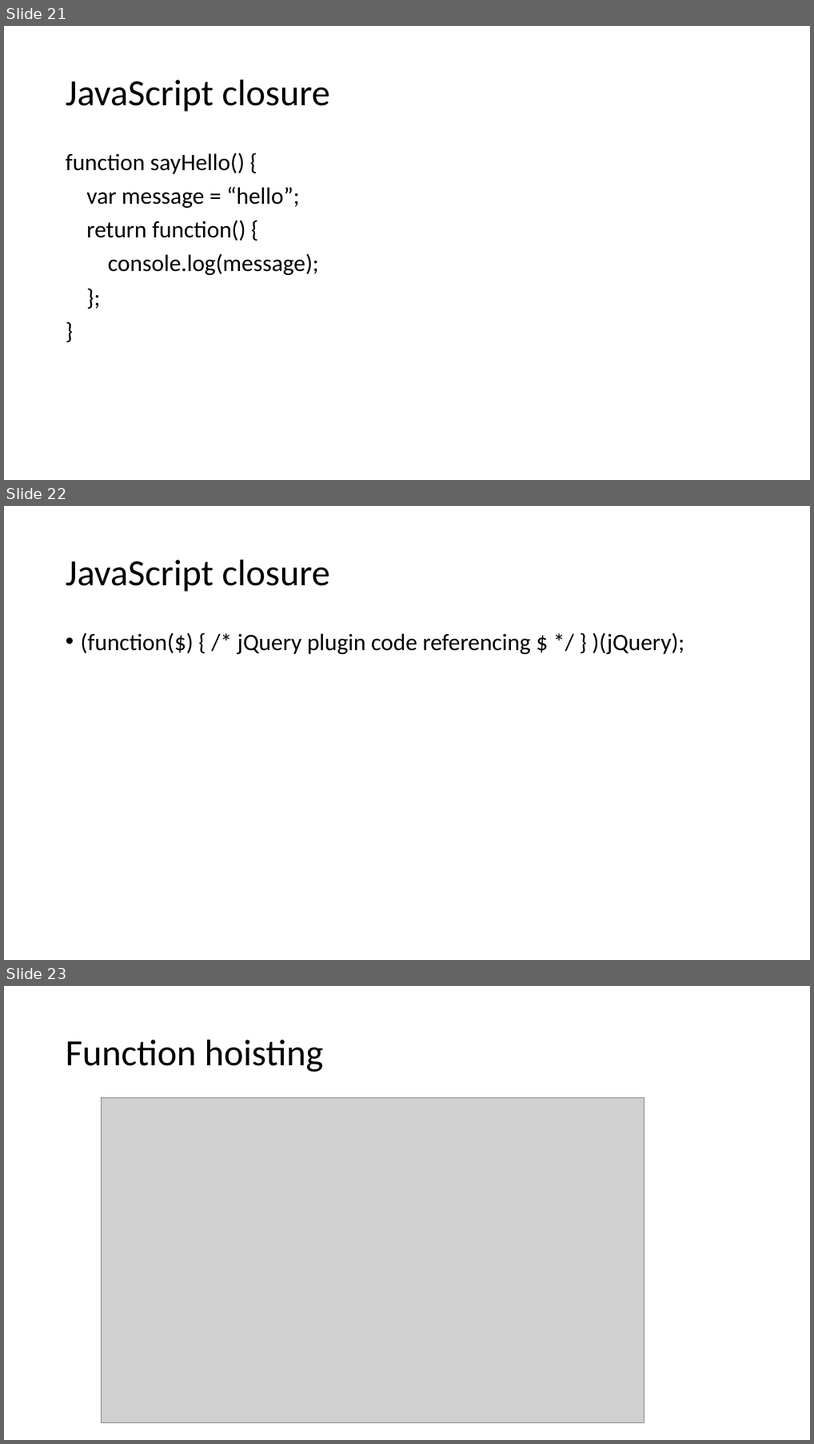
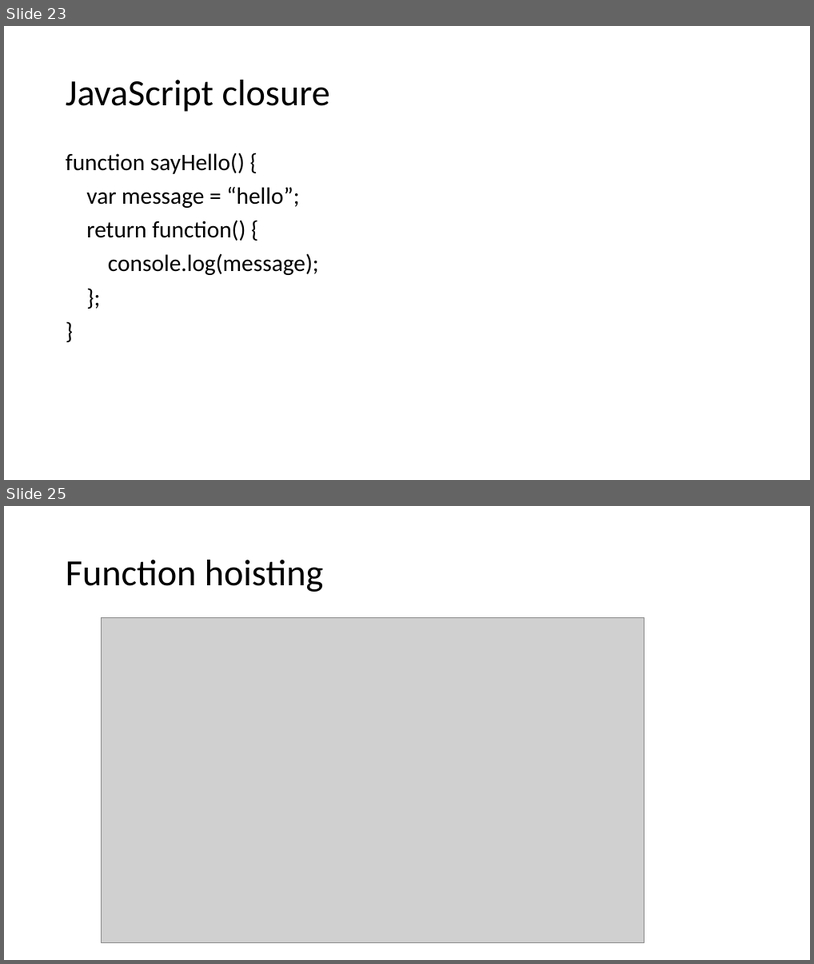
Before and after one commit to logan2013/java8, a slide deck: JavaScript.pptx. Shown one above the other, each under a label of ours: slides 21, 22 and 23 before the commit, slides 23 and 25 after it; the slides between them are not shown. The pictures are 814x1444 and 814x964 pixels, drawn with LibreOffice and Linux fonts; fonts in the diff are those of the drawing; grey boxes stand for pictures. Boxes give left, top, right and bottom in pixels: in the first picture for what was removed or moved away, otherwise in the second. Text is boxed around its words. In the diff, an @@ line names an element or a change of style, - is before the commit and + after.

Commit message:
JavaScript

```diff
--- a/JavaScript.pptx
+++ b/JavaScript.pptx
@@ slide 22 removed at [4, 506, 810, 960], background #FFFFFF @@
@@ title removed at [66, 560, 330, 592] @@
-JavaScript closure
@@ text removed at [81, 632, 685, 654] @@
-• (function($) { /* jQuery plugin code referencing $ */ } )(jQuery);
@@ what was slide 21 is now slide 23 @@
@@ what was slide 23 is now slide 25 @@
```
Also in this commit, not shown: 5 slides added.
